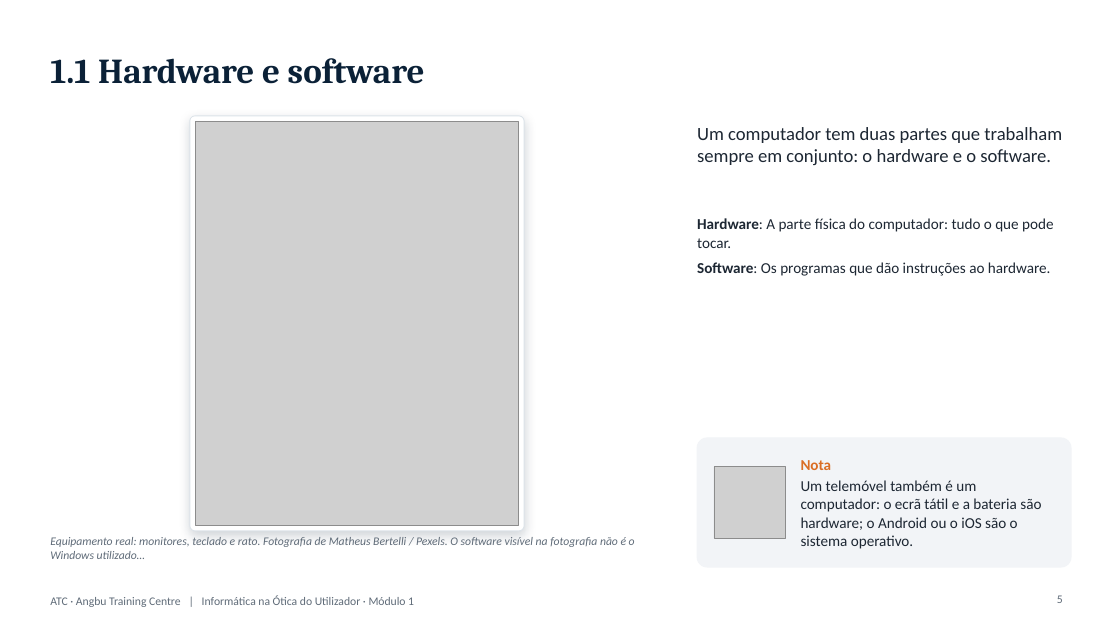
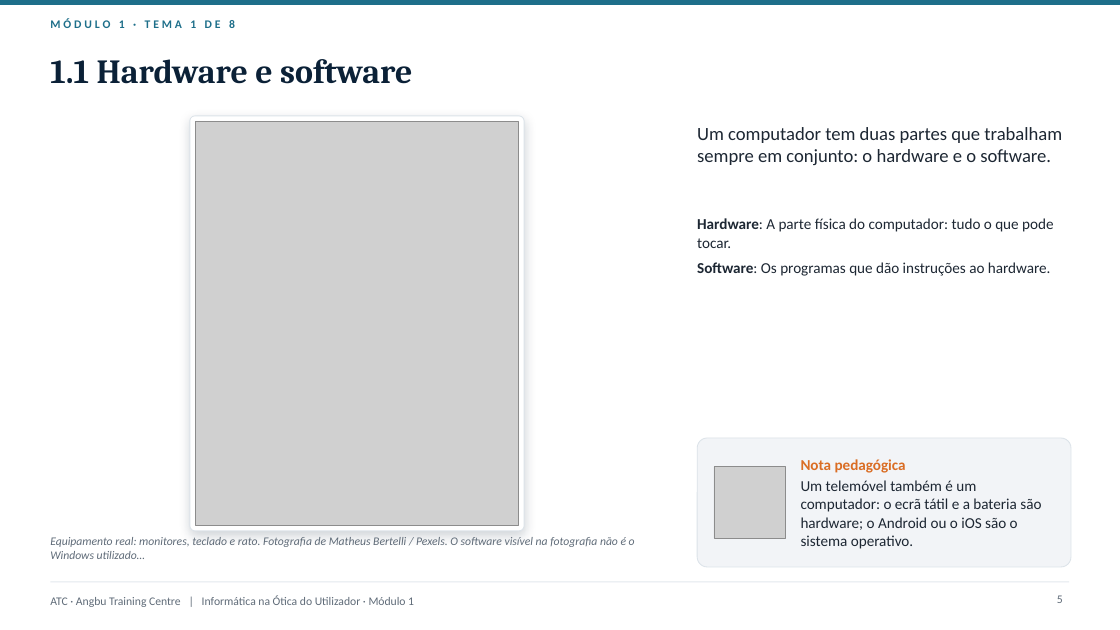
Before and after one commit to almeidaojose36/atc_lms, a slide deck: slide 5 of producao/apresentacoes/Informatica_Modulo1.pptx. Drawn at 1120x630 pixels with LibreOffice and Linux fonts; fonts in the diff are those of the drawing; grey boxes stand for pictures; background and template pictures are left out. Boxes give left, top, right and bottom in pixels: in the first picture for what was removed or moved away, otherwise in the second. Text is boxed around its words. In the diff, an @@ line names an element or a change of style, - is before the commit and + after.

```diff
--- a/producao/apresentacoes/Informatica_Modulo1.pptx
+++ b/producao/apresentacoes/Informatica_Modulo1.pptx
@@ rectangle added at box(0, 0, 1120, 5), fill #1E6F8A @@
@@ text added at box(50, 18, 235, 28), 10 pt, text #1E6F8A, bold @@
+MÓDULO 1 · TEMA 1 DE 8
@@ title "1.1 Hardware e software" at box(50, 59, 412, 84): size 30 to 29 pt @@
@@ rounded rectangle at box(697, 438, 1071, 567): outline #F2F4F7 1 pt to #DCE3E9 0.75 pt @@
@@ text at box(801, 459, 906, 473): text changed @@
-Nota
+Nota pedagógica
@@ rectangle added at box(50, 581, 1070, 582), fill #E3E8EE @@
```
Also in this commit, not shown: 16 other slides changed, 2 slides added, 22 other files.
